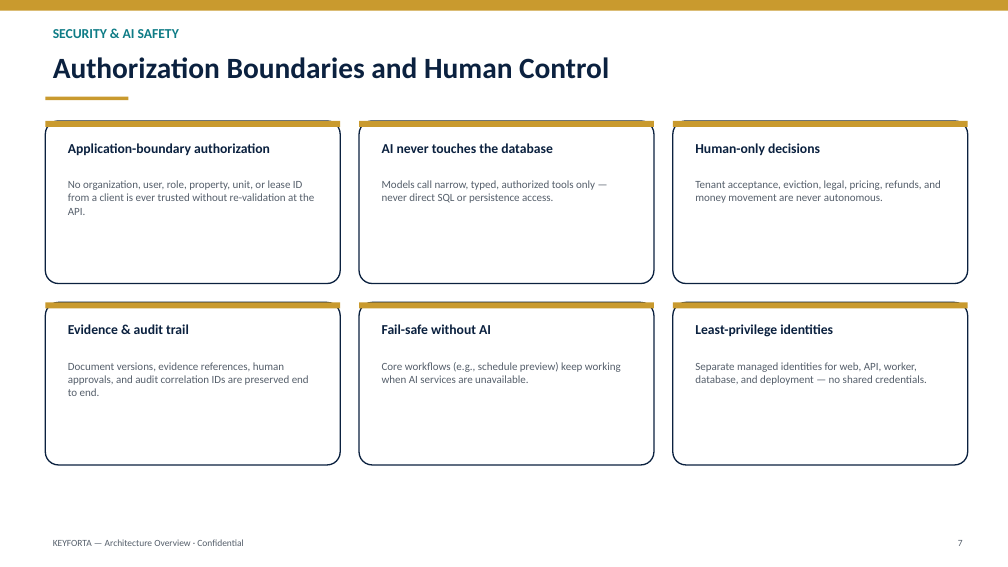
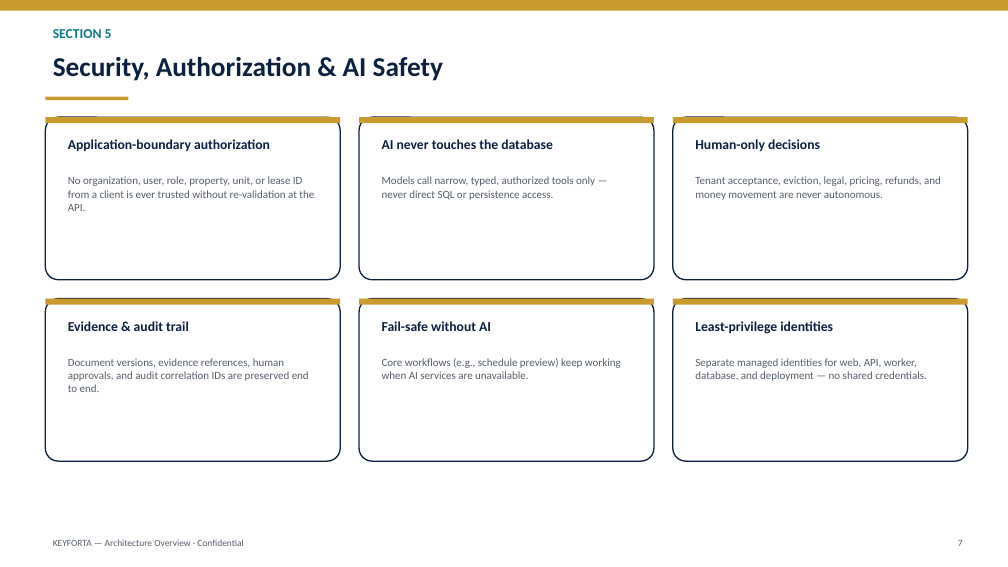
Before and after one commit to keyforta/keyforta-property, a slide deck: slide 7 of docs/architecture/presentations/keyforta-architecture-overview.pptx. Drawn at 1008x567 pixels with LibreOffice and Linux fonts; fonts in the diff are those of the drawing. Boxes give left, top, right and bottom in pixels: in the first picture for what was removed or moved away, otherwise in the second. Text is boxed around its words. In the diff, an @@ line names an element or a change of style, - is before the commit and + after.

```diff
--- a/docs/architecture/presentations/keyforta-architecture-overview.pptx
+++ b/docs/architecture/presentations/keyforta-architecture-overview.pptx
@@ text at box(53, 29, 112, 38): text changed @@
-SECURITY & AI SAFETY
+SECTION 5
@@ text at box(53, 57, 443, 81): text changed; size 28 to 26 pt @@
-Authorization Boundaries and Human Control
+Security, Authorization & AI Safety
@@ 9 texts, 6 rounded rectangles, 6 rectangles: place and size @@
-9 texts, 6 rounded rectangles, 6 rectangles at box(45, 121, 968, 465)
+9 texts, 6 rounded rectangles, 6 rectangles at box(45, 117, 968, 461)
```
Also in this commit, not shown: 9 other slides changed, 3 slides added, 1 other file.
